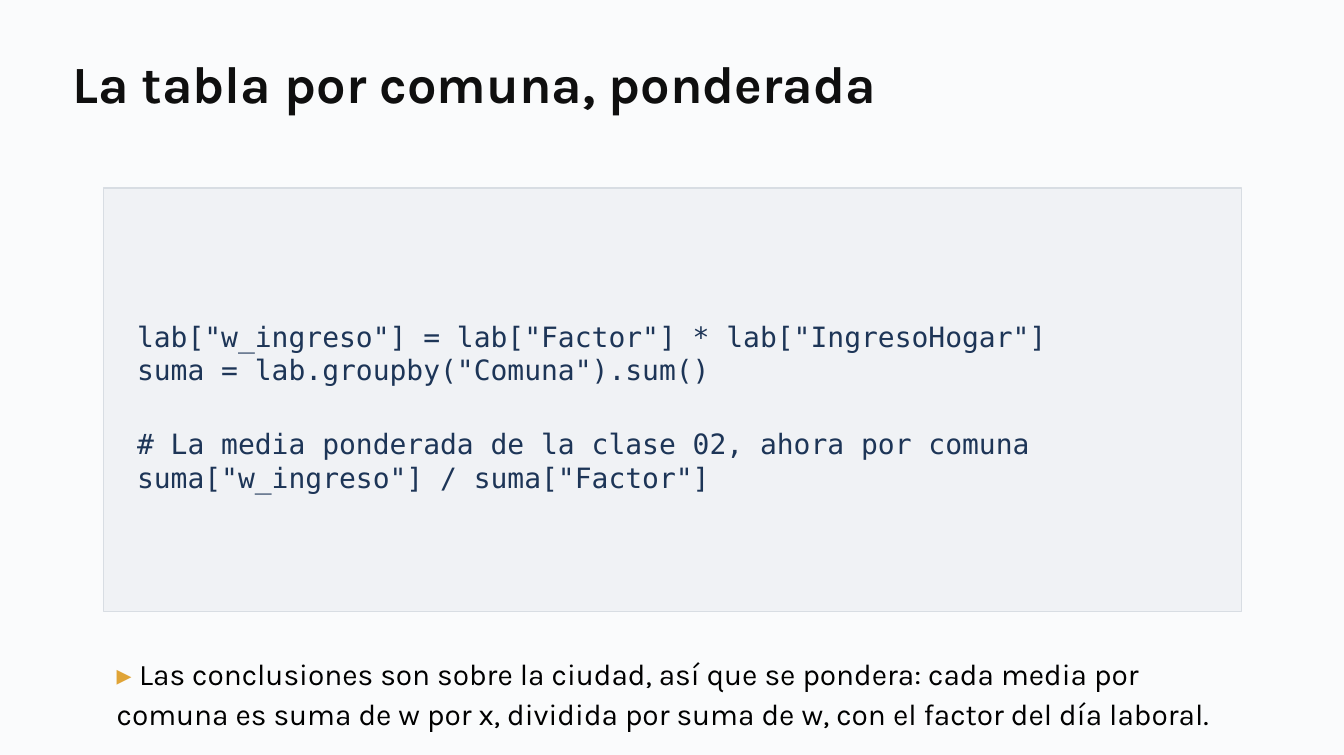
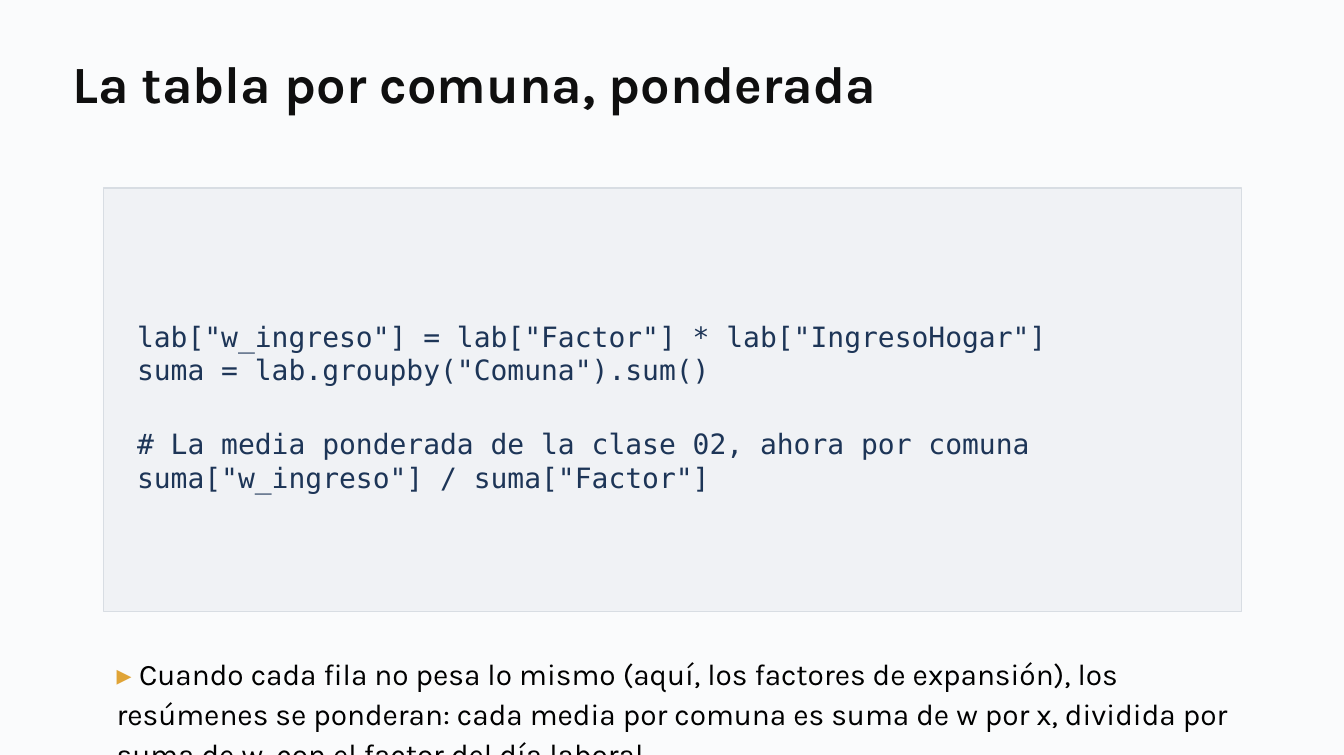
Before and after one commit to daniopitz/cienciadatos, a slide deck: slide 10 of presentaciones/clase04_regresion.pptx. Drawn at 1344x755 pixels with LibreOffice and Linux fonts; fonts in the diff are those of the drawing. Boxes give left, top, right and bottom in pixels: in the first picture for what was removed or moved away, otherwise in the second. Text is boxed around its words. In the diff, an @@ line names an element or a change of style, - is before the commit and + after.

```diff
--- a/presentaciones/clase04_regresion.pptx
+++ b/presentaciones/clase04_regresion.pptx
@@ text at (117, 662, 1227, 732): text changed @@
-▸ Las conclusiones son sobre la ciudad, así que se pondera: cada media por comuna es suma de w por x, dividida por suma de w, con el factor del día laboral.
+▸ Cuando cada fila no pesa lo mismo (aquí, los factores de expansión), los resúmenes se ponderan: cada media por comuna es suma de w por x, dividida por suma de w, con el factor del día laboral.
```
Also in this commit, not shown: 2 other slides changed, 1 other file.
